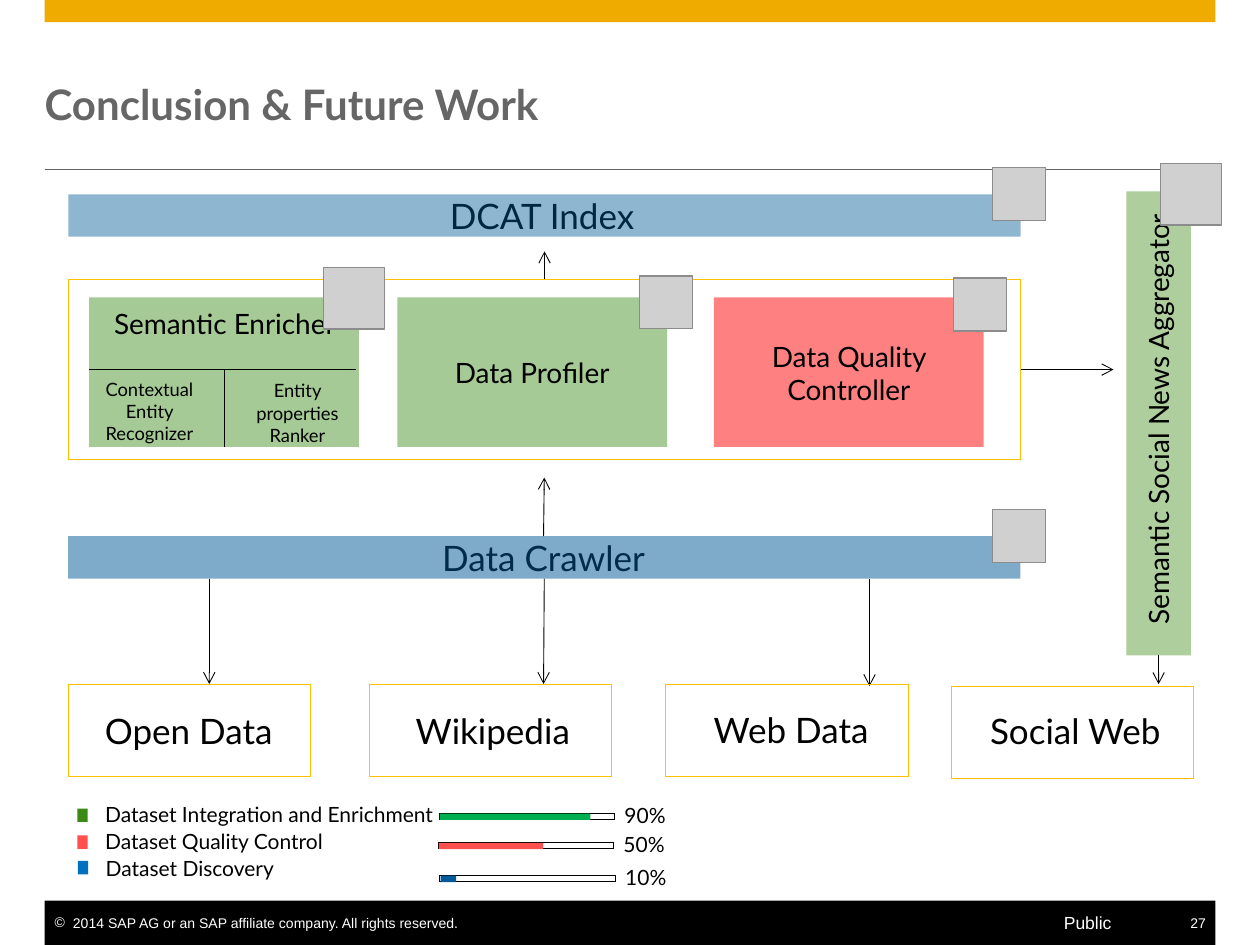
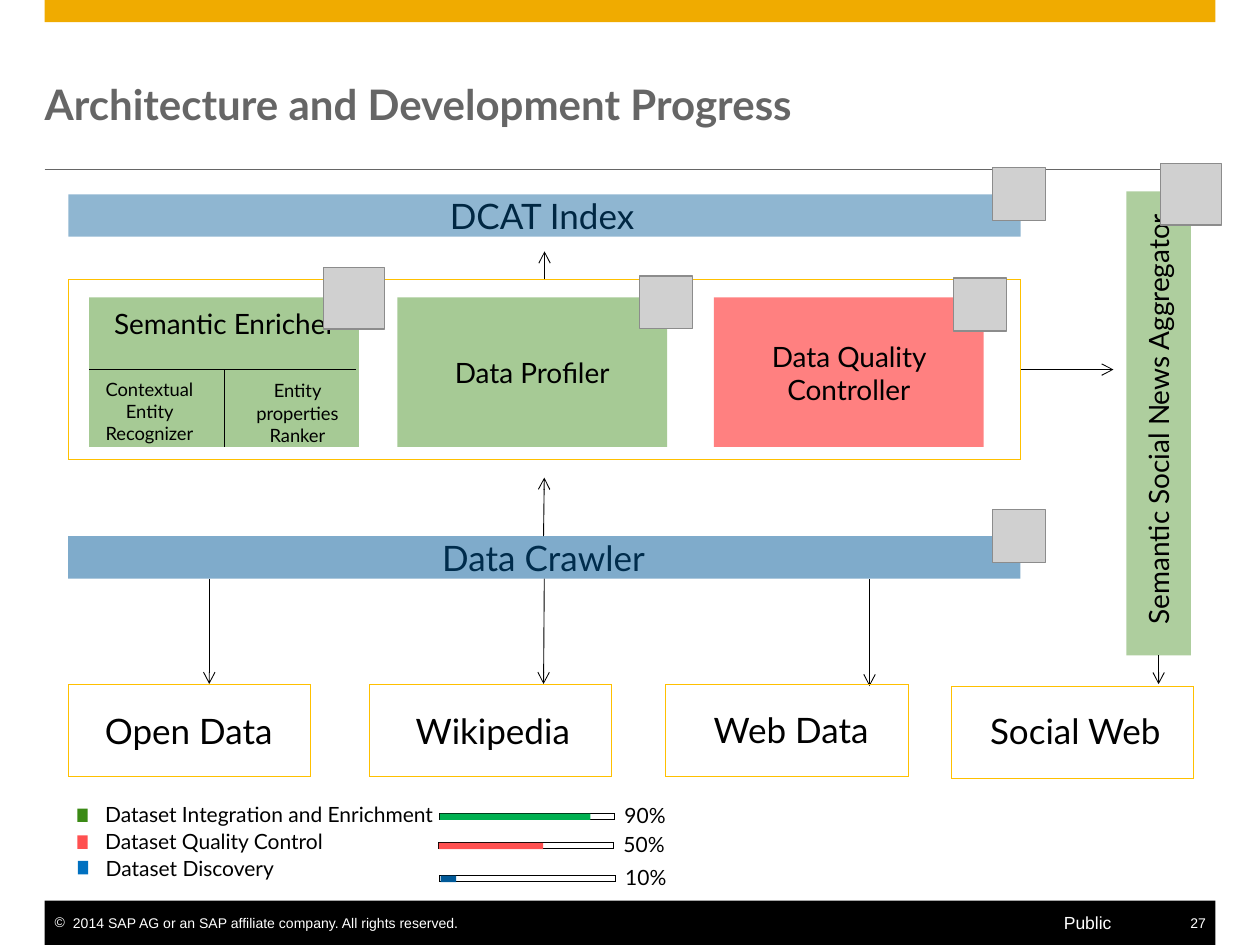
Before and after one commit to S-c-H-i-Z-o/PhD, a slide deck: slide 27 of Progress Reports CIFRE & Workplans/PhD Interim Report/presentation/Self-Service Data Provisioning through Semantic Enrichment of Data - Updated.pptx. Drawn at 1260x945 pixels with LibreOffice and Linux fonts; fonts in the diff are those of the drawing; grey boxes stand for pictures. Boxes give left, top, right and bottom in pixels: in the first picture for what was removed or moved away, otherwise in the second. Text is boxed around its words. In the diff, an @@ line names an element or a change of style, - is before the commit and + after.

```diff
--- a/Progress Reports CIFRE & Workplans/PhD Interim Report/presentation/Self-Service Data Provisioning through Semantic Enrichment of Data - Updated.pptx
+++ b/Progress Reports CIFRE & Workplans/PhD Interim Report/presentation/Self-Service Data Provisioning through Semantic Enrichment of Data - Updated.pptx
@@ title at <box>45,89,791,128</box>: text changed @@
-Conclusion & Future Work
+Architecture and Development Progress
```
Also in this commit, not shown: 4 other slides changed, 2 slides added, 2 other files.
